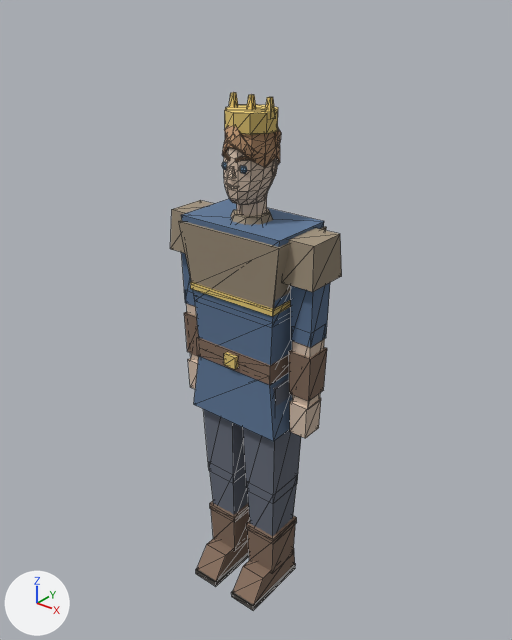
An edit to the glTF model assets/models/villagers/mayor.glb, drawn before and after from the same camera.
Camera for both pictures: a 50 mm lens placed at (1.38, -1.704, 2.179), pointed at (-0.012, 0.037, 1.1). The axes (+X, +Y, +Z) are drawn at lower left. The lights are the same throughout. The older version comes first. Mesh edges are drawn as thin lines. Vertices at exactly the same position are counted once.

Objects in the first picture: 'Player'.
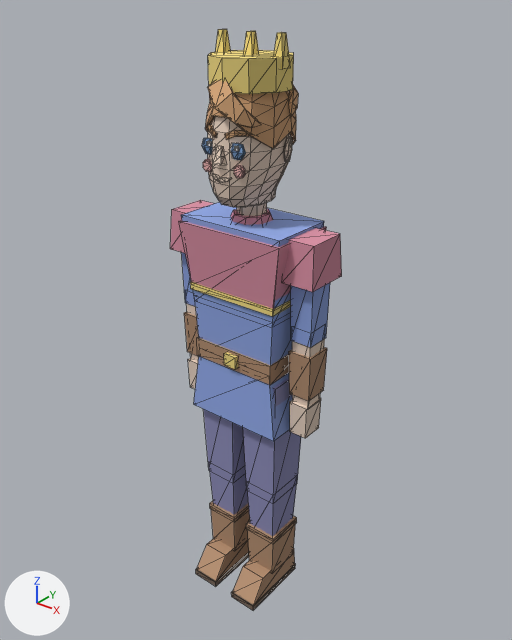
Pixel boxes (x1, y1, x2, y2) of what changed, in the pictures (512 x 640 px; the box of a moved part takes in the faces that stretch with it):
'Player', surface changed, reshaped (lighter, 12% taller)
    before: (170, 92, 342, 610)
    after: (170, 29, 342, 610)
part 1 of me_player, added
    after: (234, 165, 245, 178)
part 2 of me_player, added
    after: (203, 159, 212, 172)
part 3 of me_player, moved or reshaped
    before: (222, 92, 281, 205)
    after: (204, 29, 298, 207)
part 4 of me_player, recoloured
    before: (222, 162, 246, 174)
    after: (202, 139, 244, 160)

Patch to the scene script:
```diff
--- a/assets/models/villagers/mayor.glb.py
+++ b/assets/models/villagers/mayor.glb.py
@@ mat_tunic @@
 n2 = _N.new('ShaderNodeMix'); n2.name = 'Mix'
 n2.inputs[0].default_value = 1.0  # 'Factor'
-n2.inputs[7].default_value = (0.12, 0.2, 0.34, 1.0)  # 'B', blue #617c9e
+n2.inputs[7].default_value = (0.3, 0.42, 0.85, 1.0)  # 'B', blue #95aded
 n3 = _N.new('ShaderNodeVertexColor'); n3.name = 'Color Attribute'
@@ mat_pants @@
 n2 = _N.new('ShaderNodeMix'); n2.name = 'Mix'
 n2.inputs[0].default_value = 1.0  # 'Factor'
-n2.inputs[7].default_value = (0.15, 0.17, 0.22, 1.0)  # 'B', greyish blue #6c7381
+n2.inputs[7].default_value = (0.3, 0.3, 0.55, 1.0)  # 'B', greyish blue #9595c4
 n3 = _N.new('ShaderNodeVertexColor'); n3.name = 'Color Attribute'
@@ mat_leather @@
 n2 = _N.new('ShaderNodeMix'); n2.name = 'Mix'
 n2.inputs[0].default_value = 1.0  # 'Factor'
-n2.inputs[7].default_value = (0.26, 0.17, 0.12, 1.0)  # 'B', brown #8b7361
+n2.inputs[7].default_value = (0.5, 0.3, 0.18, 1.0)  # 'B', brown #bc9576
 n3 = _N.new('ShaderNodeVertexColor'); n3.name = 'Color Attribute'
@@ mat_armor @@
 n2 = _N.new('ShaderNodeMix'); n2.name = 'Mix'
 n2.inputs[0].default_value = 1.0  # 'Factor'
-n2.inputs[7].default_value = (0.38, 0.31, 0.22, 1.0)  # 'B', beige #a69781
+n2.inputs[7].default_value = (0.75, 0.3, 0.4, 1.0)  # 'B', pink #e195aa
 n3 = _N.new('ShaderNodeVertexColor'); n3.name = 'Color Attribute'
@@ mat_blush @@
+mat_blush = bpy.data.materials.new('blush')
+# nodes: BsdfPrincipled, Mix, OutputMaterial, VertexColor
+# colours: pink #fdbfbc, mixed with the vertex colours
@@ mat_white @@
+mat_white = bpy.data.materials.new('white')
+mat_white.use_nodes = True; mat_white.node_tree.nodes.clear()
+_N = mat_white.node_tree.nodes; _L = mat_white.node_tree.links
+n0 = _N.new('ShaderNodeBsdfPrincipled'); n0.name = 'Principled BSDF'
+n0.inputs[2].default_value = 1.0  # 'Roughness'
+n1 = _N.new('ShaderNodeOutputMaterial'); n1.name = 'Material Output'
+n2 = _N.new('ShaderNodeVertexColor'); n2.name = 'Color Attribute'
+_L.new(n0.outputs[0], n1.inputs[0])  # 'BSDF' to 'Surface'
+_L.new(n2.outputs[0], n0.inputs[0])  # 'Color' to 'Base Color'
@@ me_player @@
 # used by ob_player; location = (0.0, 0.0, 0.0)
-me_player.from_pydata(...)  # 730 vertices, 1242 faces; spans x -0.3..0.3, y -0.18..0.13, z 0.0..1.86
+me_player.from_pydata(...)  # 778 vertices, 1322 faces; spans x -0.3..0.3, y -0.18..0.17, z 0.0..2.04
+# me_player part 1: a new loose piece, an 8-sided cylinder along y spanning x 0.043..0.078, y -0.137..-0.125, z 1.647..1.683, in mat_blush
+# me_player part 2: a new loose piece, an 8-sided cylinder along y spanning x -0.078..-0.043, y -0.137..-0.125, z 1.647..1.683, in mat_blush
+# me_player part 3: 454 vertices moved from x -0.08..0.08, y -0.11..0.11, z 1.54..1.86 to x -0.13..0.13, y -0.17..0.17, z 1.55..2.04
+# me_player part 4: 20 kept faces spanning x -0.08..0.08, y -0.14..-0.13, z 1.7..1.75 get new vertex colours
+# other edits to the shape of me_player do not show in these pictures
 me_player.materials.append(mat_skin)
@@ me_player @@
 me_player.materials.append(mat_gold)
+me_player.materials.append(mat_white)
+me_player.materials.append(mat_blush)
```
